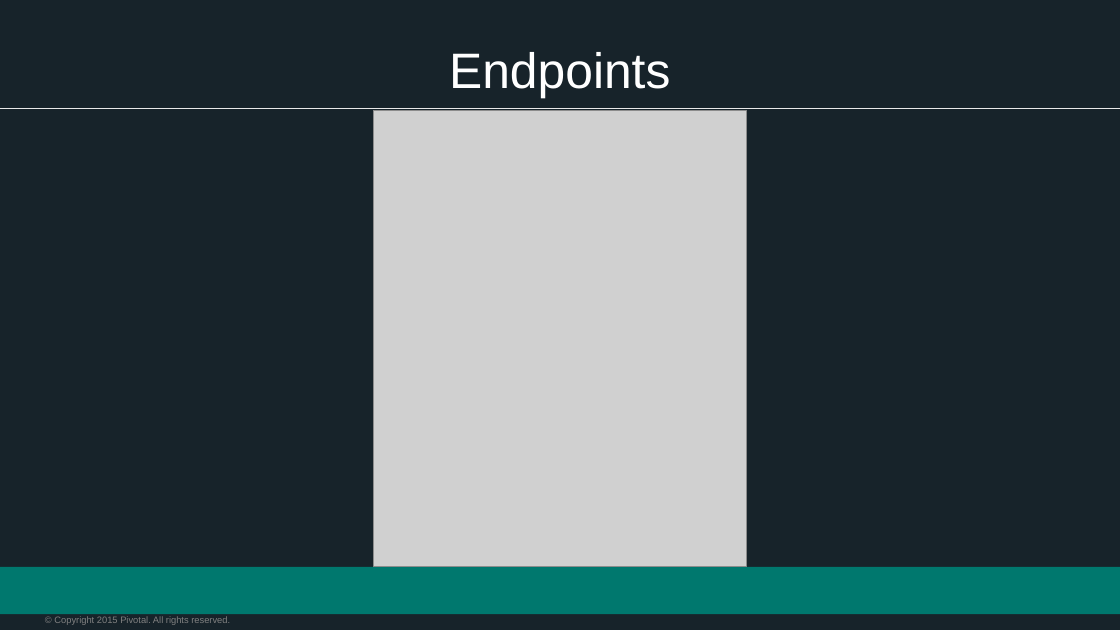
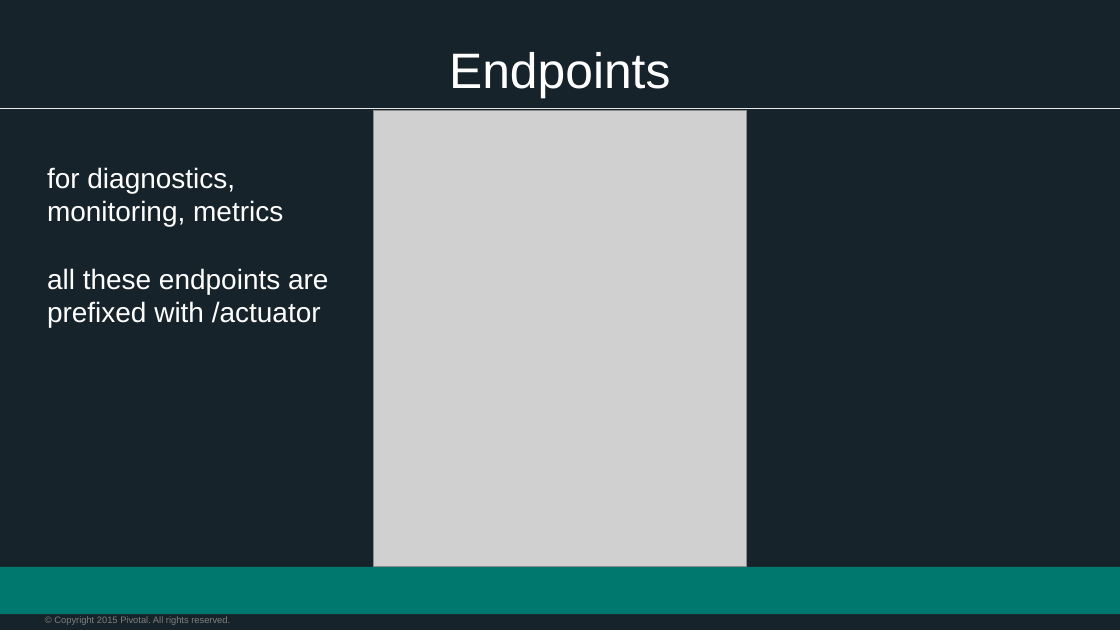
Before and after one commit to vmware-archive/devops-workshop, a slide deck: slide 3 of presentations/102 - Intro to Spring Boot/Session_4_Advanced_Boot.pptx. Drawn at 1120x630 pixels with LibreOffice and Linux fonts; fonts in the diff are those of the drawing; grey boxes stand for pictures; background and template pictures are left out. Boxes give left, top, right and bottom in pixels: in the first picture for what was removed or moved away, otherwise in the second. Text is boxed around its words. In the diff, an @@ line names an element or a change of style, - is before the commit and + after.

```diff
--- a/presentations/102 - Intro to Spring Boot/Session_4_Advanced_Boot.pptx
+++ b/presentations/102 - Intro to Spring Boot/Session_4_Advanced_Boot.pptx
@@ text added at <box>47,167,328,327</box>, 18 pt, text #FFFFFF @@
+for diagnostics, monitoring, metrics
+all these endpoints are prefixed with /actuator
```
Also in this commit, not shown: 12 other files.
